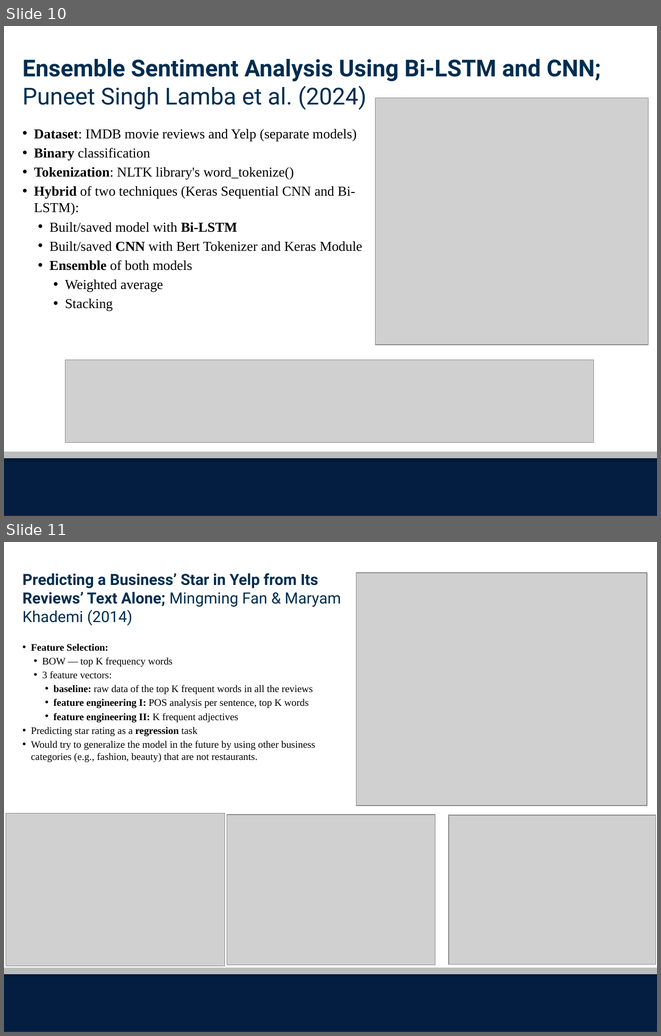
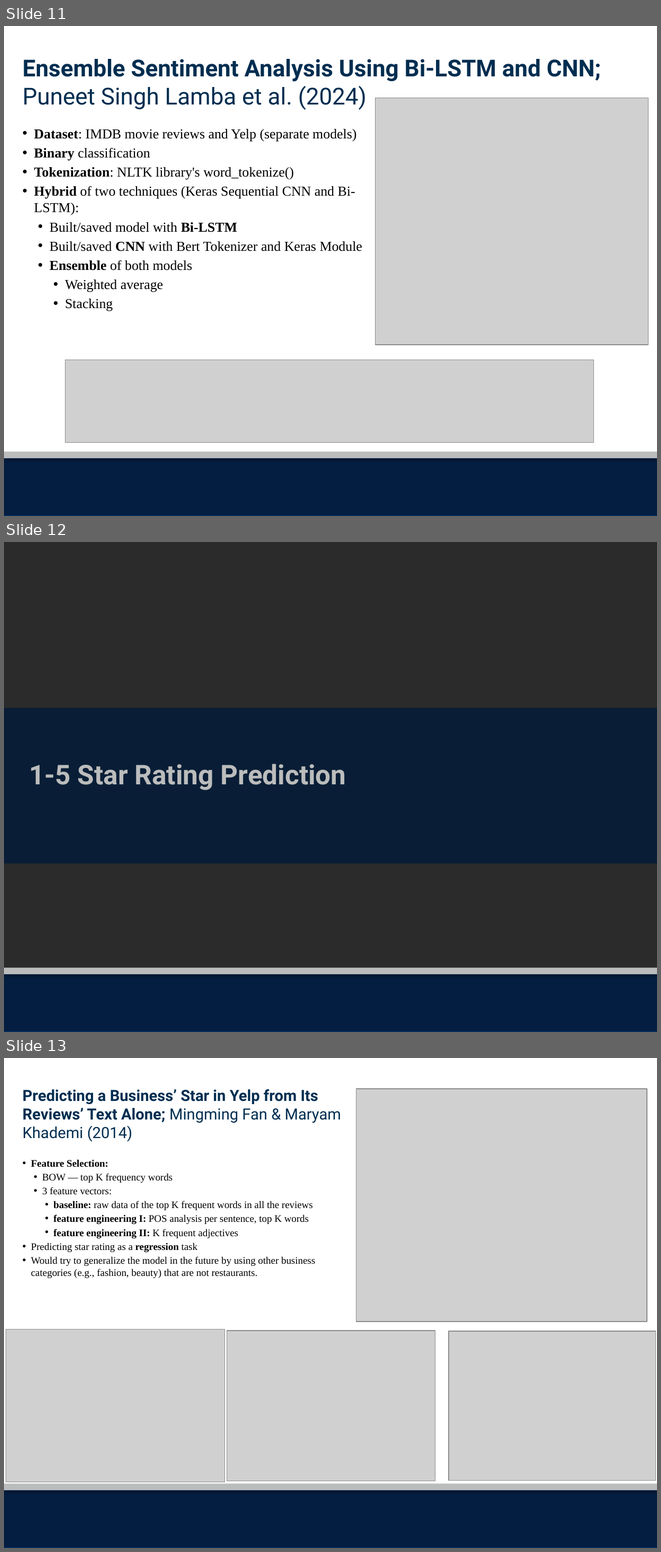
Before and after one commit to julia-sober/COSC-5540-Yelp-Review-Sentiment-Analysis, a slide deck: Phase1-Literature-Review/Presentation/Yelp Literature Review_Final_Draft.pptx. Shown one above the other, each under a label of ours: slides 10 and 11 before the commit, slides 11, 12 and 13 after it. The pictures are 661x1036 and 661x1552 pixels, drawn with LibreOffice and Linux fonts; fonts in the diff are those of the drawing; grey boxes stand for pictures; background and template pictures are left out; a plain dark background stands for a picture behind light text. Boxes give left, top, right and bottom in pixels: in the first picture for what was removed or moved away, otherwise in the second. Text is boxed around its words. In the diff, an @@ line names an element or a change of style, - is before the commit and + after.

```diff
--- a/Phase1-Literature-Review/Presentation/Yelp Literature Review_Final_Draft.pptx
+++ b/Phase1-Literature-Review/Presentation/Yelp Literature Review_Final_Draft.pptx
@@ slide 12 added at (4,542,657,1032), background picture (left out); not listed: 2 template elements that a slide beside it also shows @@
@@ rectangle added at (4,708,657,863), fill #011B39 at 80% opacity @@
@@ title added at (29,764,346,790), 30 pt, text #BBBCBC, bold @@
+1-5 Star Rating Prediction
@@ what was slide 10 is now slide 11 @@
@@ what was slide 11 is now slide 13 @@
```
Also in this commit, not shown: 1 other slide added.
